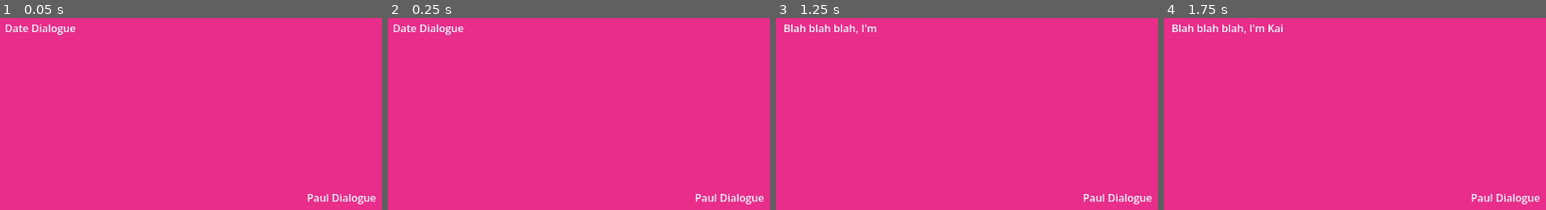
Above: before the commit, frames 1-4 (left to right).
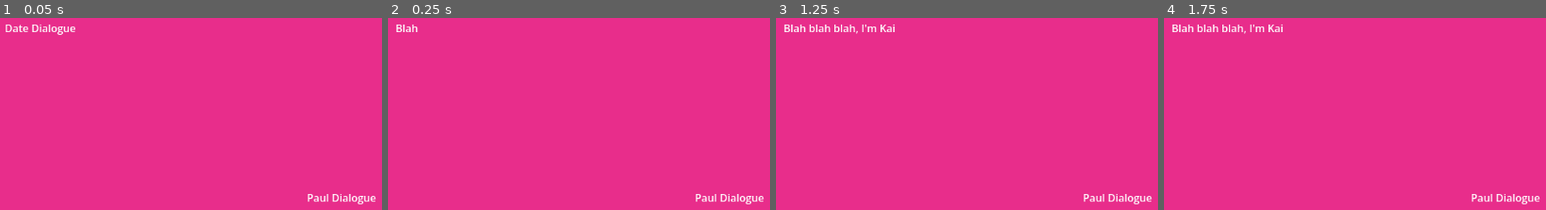
Above: after the commit, the same moments.

Repository: Chas-w/101_Lesbian_Dates
Game: Godot game, scene res://Templates/Scenes/issue_template.tscn
The game is run twice, just before and just after one commit, with the same random seed, the same clock (stepped at 60 frames per second) and the same inputs. The engine's default icon, where the game draws it, is replaced by a stand-in: a white triangle on a blue panel in a dark square.
Inputs:
- Up to frame 1 (0.05 s): no input
- Up to frame 2 (0.25 s): no input
- Up to frame 3 (1.25 s): tap Enter (Enter) at 0.5, 0.6 s
- Up to frame 4 (1.75 s): tap Enter (Enter) at 1.35 s

Frame 1 is identical in both runs. In frame 2, 0.5% of the frame differs, in the area x 1-20%, y 3-9%; in frame 3, less than 0.1%; in frame 4, nothing differs.
Error after the commit: Invalid access to property or key 'Queue' on a base object of type 'Dictionary'. (res://Scripts/dialogue_manager.gd:89)

Commit message:
Update dialogue_manager.gd

Diff:
--- a/Scripts/dialogue_manager.gd
+++ b/Scripts/dialogue_manager.gd
@@ -9,7 +9,7 @@
 @export var date_dialogue : RichTextLabel
 @export var progression_icon : Sprite2D
 @export_range (0,1.5,.01) var display_buffer #amount of time inbetween each word
-var buffer : float = 0
+var date_buffer : float = 0
 var JSON_dict : Dictionary
 var paul_dialogue_dict : Dictionary
 var date_dialogue_dict : Dictionary
@@ -21,13 +21,14 @@
 var next_status : String
 
 @export_category("Dialogue_Status")
-var display_line : bool
+var display_date_line : bool
+var display_paul_line : bool
 var setup_display : bool
 var current_dialogue : Dictionary
-var current_sentence : String
-var split_sentence #an array that stores all the words in a sentence
-var word_in_sentence : int #used to track where we are in displaying the sentence
-var current_status : String
+var date_current_sentence : String
+var date_split_sentence #an array that stores all the words in a sentence
+var date_word_in_sentence : int #used to track where we are in displaying the sentence
+var date_current_status : String
 var paul_status : String
 var paul_choice : Button
 var speaker : String
@@ -54,36 +55,36 @@
 			waiting_for_progression = false
 			progression_icon.visible = false
 
-	if (display_line):
-		_display_dialogue(current_dialogue.Line,speaker, delta)
+	if (display_date_line):
+		_display_date_dialogue(current_dialogue.Line,speaker, delta)
 
-func _display_dialogue(disp : String, character : String, delta):
+func _display_date_dialogue(disp : String, character : String, delta):
 	if (!setup_display):
 		print("[" + character + " Current Sentence]: " + disp)
-		buffer = randf_range(.01,display_buffer)
-		split_sentence = disp.split(" ")
-		word_in_sentence = -1
-		current_sentence = " "
+		date_buffer = randf_range(.01,display_buffer)
+		date_split_sentence = disp.split(" ")
+		date_word_in_sentence = -1
+		date_current_sentence = " "
 		if (character == date_name):
 			date_dialogue.text == " "
 		if (character == "Paul"):
 			paul_dialogue.text = " "
 		setup_display = true
 	else:
-		if(buffer >= 0):
-			buffer -= delta
+		if(date_buffer >= 0):
+			date_buffer -= delta
 		else:
-			if (word_in_sentence < split_sentence.size()-1):
-				word_in_sentence += 1
-				current_sentence += split_sentence[word_in_sentence] + " "
+			if (date_word_in_sentence < date_split_sentence.size()-1):
+				date_word_in_sentence += 1
+				date_current_sentence += date_split_sentence[date_word_in_sentence] + " "
 				if (character == date_name):
-					date_dialogue.text = current_sentence #update label text
+					date_dialogue.text = date_current_sentence #update label text
 				if (character == "Paul"):
-					paul_dialogue.text = current_sentence #update label text
+					paul_dialogue.text = date_current_sentence #update label text
 				#play audio
-				buffer = randf_range(.01,display_buffer)
+				date_buffer = randf_range(.01,display_buffer)
 			else:
-				display_line = false
+				display_date_line = false
 				setup_display = false
 				if (current_dialogue.Queue == null):
 					if (current_dialogue.Wait_For_Progression):
@@ -111,19 +112,22 @@
 							if (current_dialogue.Player_Response && !current_dialogue.Wait_For_Progression):
 								_progress_paul_response(current_dialogue.Next_Status)
 
+func _display_paul_dialogue(disp : String, character : String, delta):
+	pass
+
 func _progress_date_dialogue(status : String): #used to call and display next dialogue option
-	if (!display_line):
+	if (!display_date_line):
 		speaker = date_name
 		for i in date_dialogue_array.size():
 			if (date_dialogue_array[i].Status_is_Array):
 				for s in date_dialogue_array[i].Status.size():
 					if (date_dialogue_array[i].Status[s] == status):
 						current_dialogue = date_dialogue_array[i]
-						display_line = true
+						display_date_line = true
 			else:
 				if (date_dialogue_array[i].Status == status):
 					current_dialogue = date_dialogue_array[i]
-					display_line = true
+					display_date_line = true
 	else:
 		return
 
@@ -152,7 +156,7 @@
 	response_choice.queue_free()
 
 func _progress_paul_response(status : String):
-	if (!display_line):
+	if (!display_date_line):
 		speaker = "Paul"
 		paul_status = status
 		for i in paul_dialogue_array.size():
@@ -160,11 +164,11 @@
 				for s in paul_dialogue_array[i].Status.size():
 					if (paul_dialogue_array[i].Status[s] == status):
 						current_dialogue = paul_dialogue_array[i]
-						display_line = true
+						display_date_line = true
 			else:
 				if (paul_dialogue_array[i].Status == status):
 					current_dialogue = paul_dialogue_array[i]
-					display_line = true
+					display_date_line = true
 	else:
 		return
 
